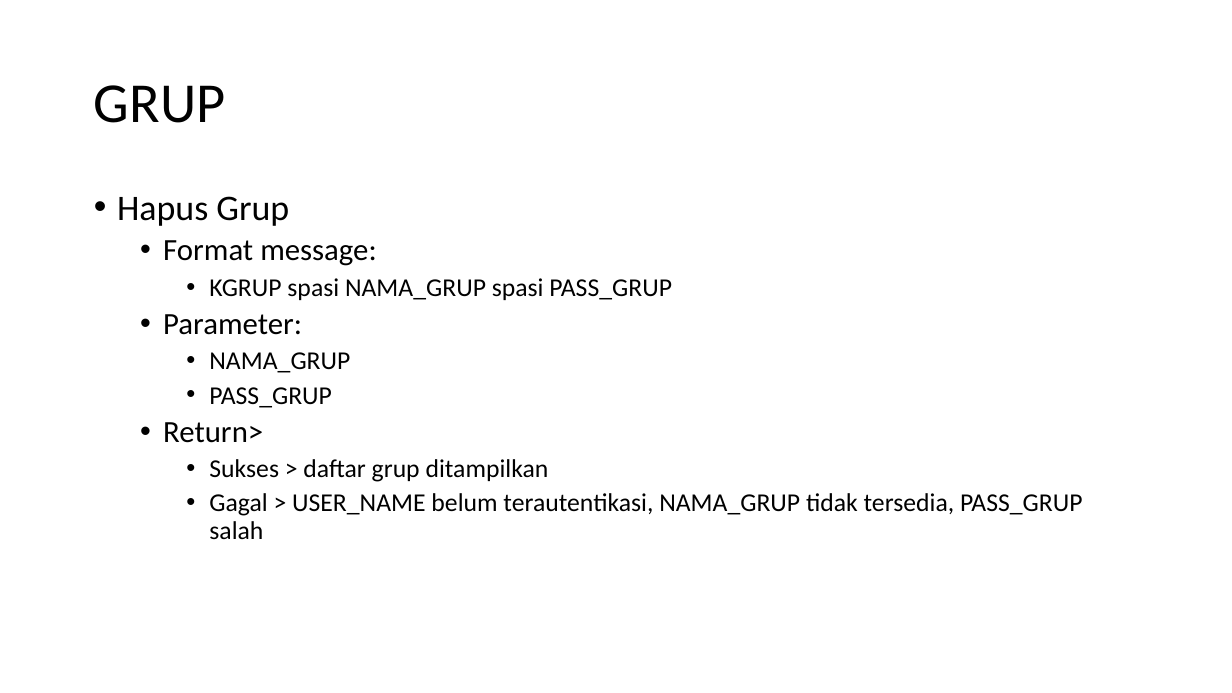
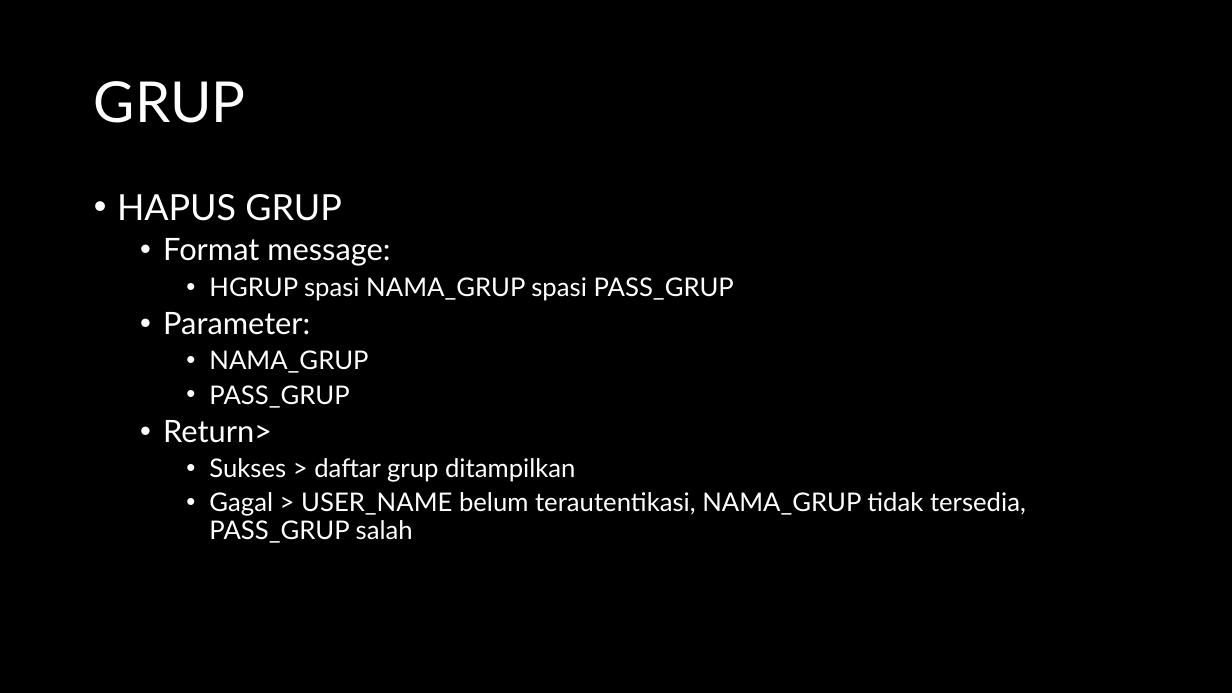
Before and after one commit to jeffrynasri/Kuliah-Progjar-E, a slide deck: slide 8 of DRAFT-CHAT-SERVER.pptx (slide 6 before the commit). Drawn at 1232x693 pixels with LibreOffice and Linux fonts; fonts in the diff are those of the drawing; background and template pictures are left out. Boxes give left, top, right and bottom in pixels: in the first picture for what was removed or moved away, otherwise in the second. Text is boxed around its words. In the diff, an @@ line names an element or a change of style, - is before the commit and + after.

```diff
--- a/DRAFT-CHAT-SERVER.pptx
+++ b/DRAFT-CHAT-SERVER.pptx
@@ background picture (left out) to #000000 @@
@@ title "GRUP" at [94,81,246,123]: font Calibri to Lato, text colour #000000 to #FFFFFF @@
@@ text at [117,194,342,221]: text changed; font Calibri to Lato; text colour #000000 to #FFFFFF @@
-• Hapus Grup
+• HAPUS GRUP
@@ text at [163,238,1026,543]: font Calibri to Lato, text colour #000000 to #FFFFFF in "Format message:", "Parameter:", "NAMA_GRUP", "PASS_GRUP" and 3 more places @@
@@ text at [209,277,734,301]: text changed; font Calibri to Lato; text colour #000000 to #FFFFFF @@
-    • KGRUP spasi NAMA_GRUP spasi PASS_GRUP
+    • HGRUP spasi NAMA_GRUP spasi PASS_GRUP
```
Also in this commit, not shown: 5 other slides changed, 3 slides added, 1 slide removed.
